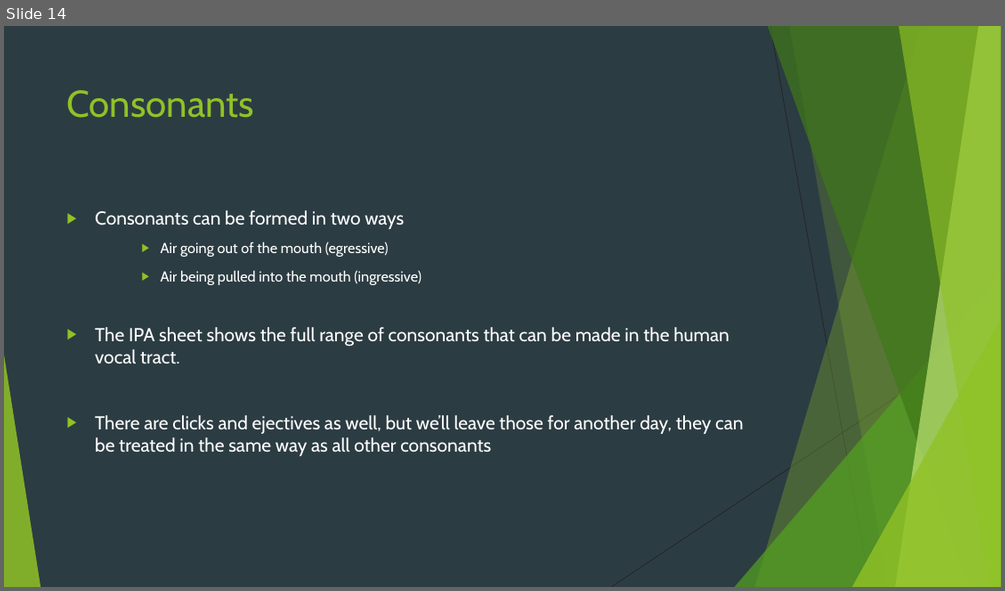
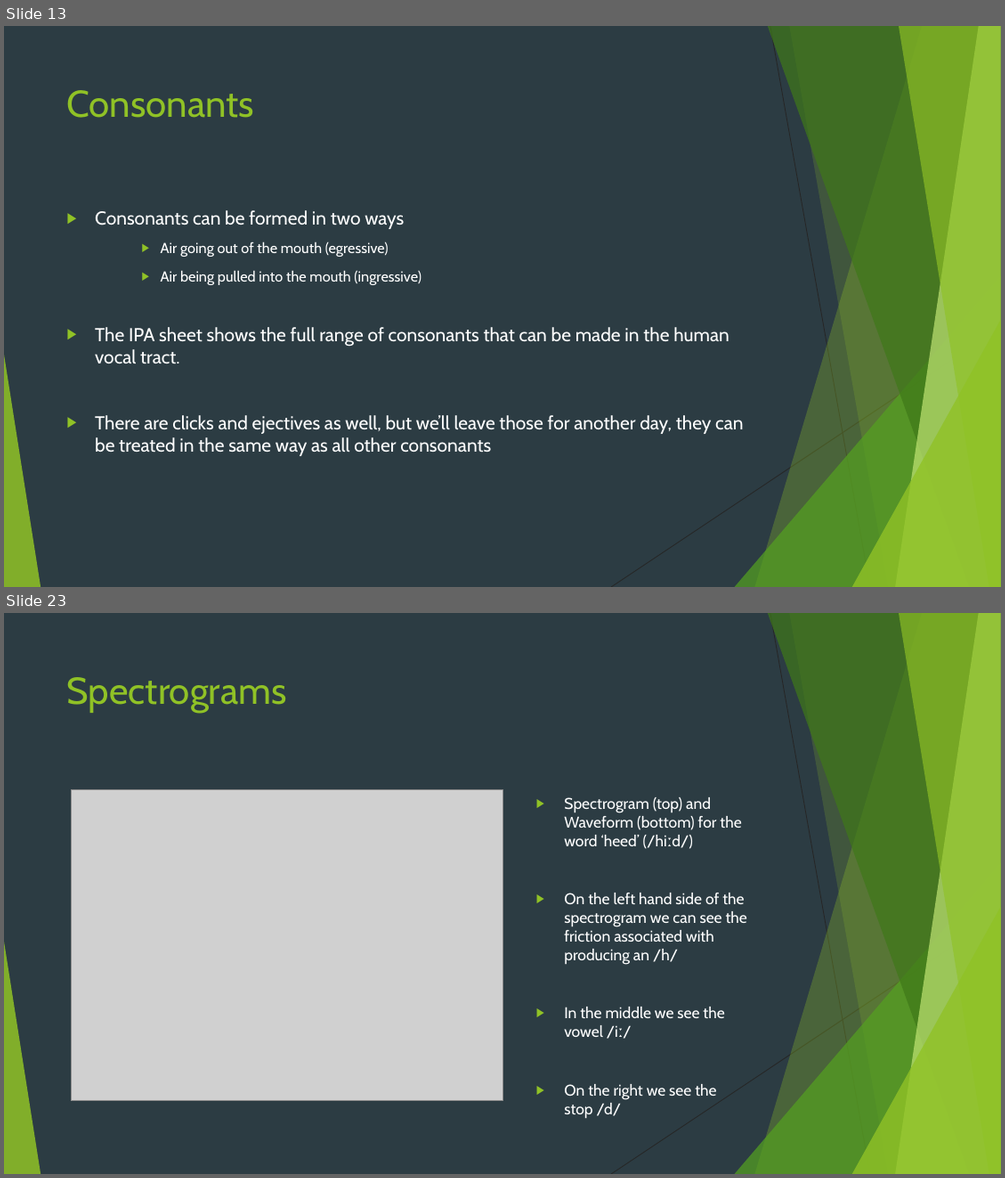
Before and after one commit to krownniuqjk/Lectures, a slide deck: Short Course in Linguistics Wk 1.pptx. Shown one above the other, each under a label of ours: slide 14 before the commit, slides 13 and 23 after it; the slides between them are not shown. The pictures are 1005x591 and 1005x1178 pixels, drawn with LibreOffice and Linux fonts; fonts in the diff are those of the drawing; grey boxes stand for pictures. Boxes give left, top, right and bottom in pixels: in the first picture for what was removed or moved away, otherwise in the second. Text is boxed around its words. In the diff, an @@ line names an element or a change of style, - is before the commit and + after.

```diff
--- a/Short Course in Linguistics Wk 1.pptx
+++ b/Short Course in Linguistics Wk 1.pptx
@@ slide 23 added at bbox=[4, 613, 1001, 1174], background #2C3C43; not listed: 10 template elements that a slide beside it also shows @@
@@ title added at bbox=[67, 677, 287, 713], 36 pt, text #90C226 @@
+Spectrograms
@@ picture added at bbox=[71, 789, 502, 1101] @@
@@ text added at bbox=[564, 797, 747, 1118], 15 pt, text #FFFFFF @@
+▶ Spectrogram (top) and Waveform (bottom) for the word ‘heed’ (/hiːd/)
+▶ On the left hand side of the spectrogram we can see the friction associated with producing an /h/
+▶ In the middle we see the vowel /iː/
+▶ On the right we see the stop /d/
@@ what was slide 14 is now slide 13 @@
```
Also in this commit, not shown: 1 slide changed, 41 other slides added, 2 slides removed, 1 other file.
